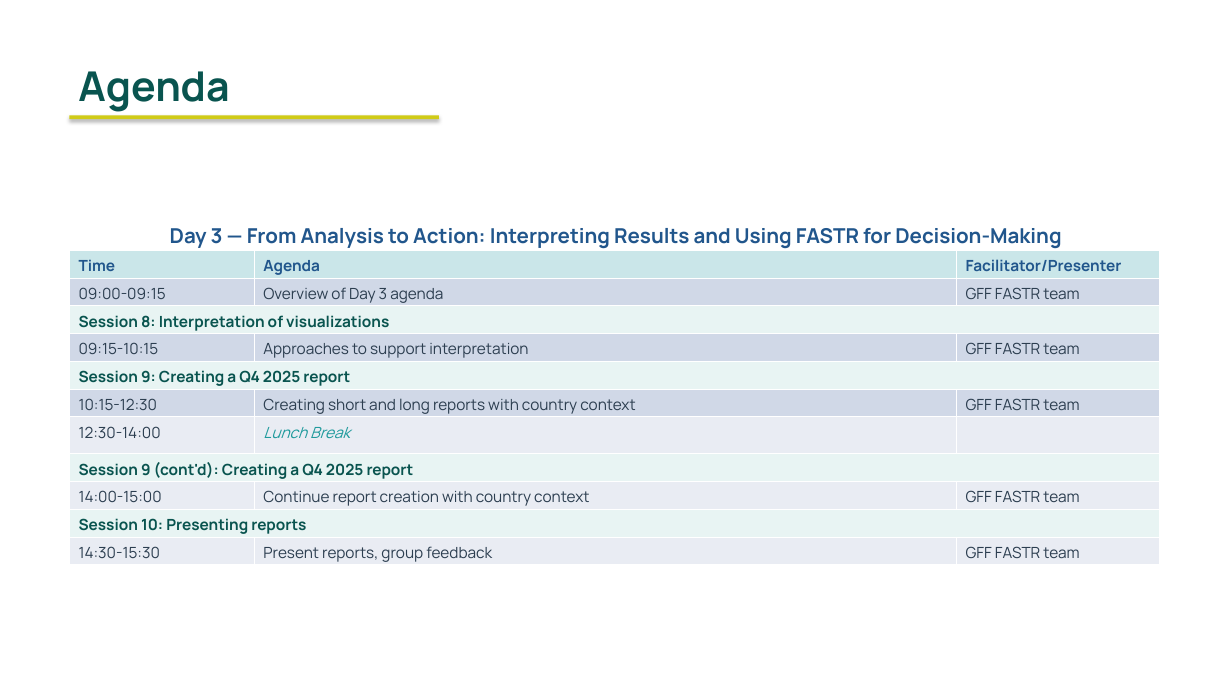
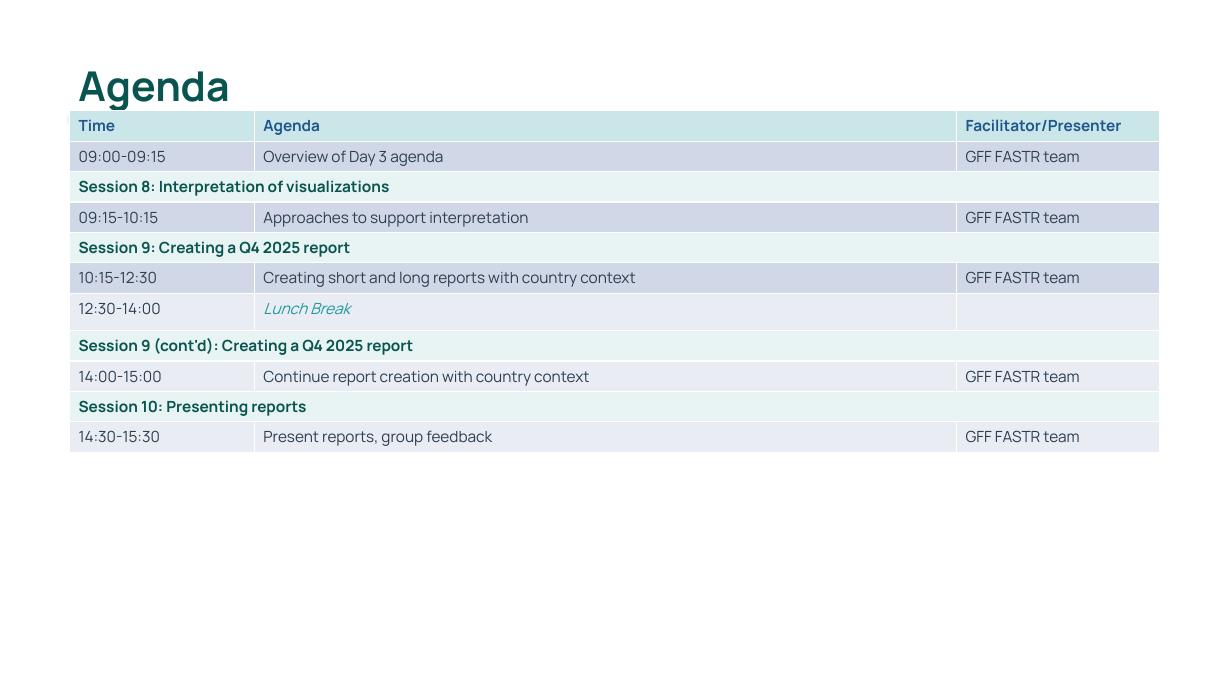
Before and after one commit to FASTR-Analytics/fastr-resource-hub, a slide deck: slide 4 of outputs/2026-zambia_deck.pptx. Drawn at 1232x693 pixels with LibreOffice and Linux fonts; fonts in the diff are those of the drawing. Boxes give left, top, right and bottom in pixels: in the first picture for what was removed or moved away, otherwise in the second. Text is boxed around its words. In the diff, an @@ line names an element or a change of style, - is before the commit and + after.

```diff
--- a/outputs/2026-zambia_deck.pptx
+++ b/outputs/2026-zambia_deck.pptx
@@ table: place and size @@
-table at (69, 250, 1160, 566)
+table at (69, 111, 1160, 450)
@@ text removed at (170, 228, 1061, 249) @@
-Day 3 — From Analysis to Action: Interpreting Results and Using FASTR for Decision-Making
```
Also in this commit, not shown: 17 other slides changed, 1 other file.
